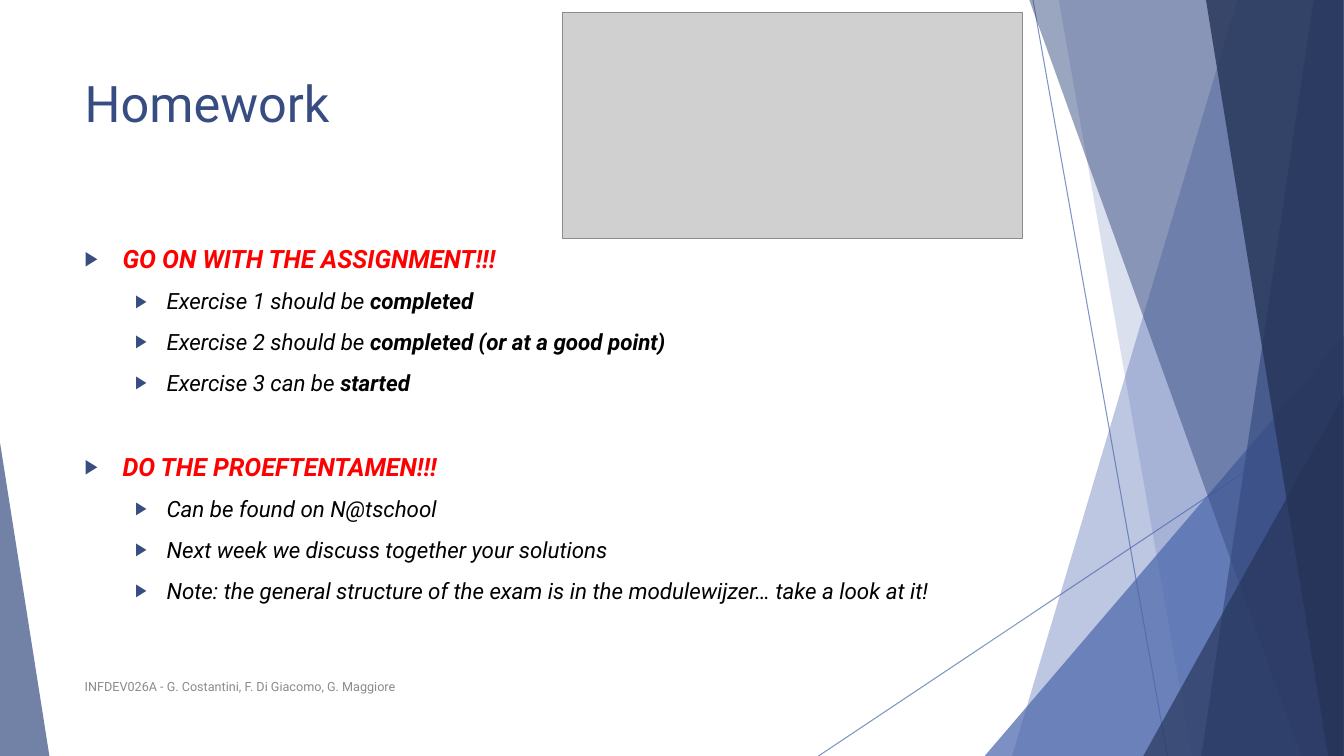
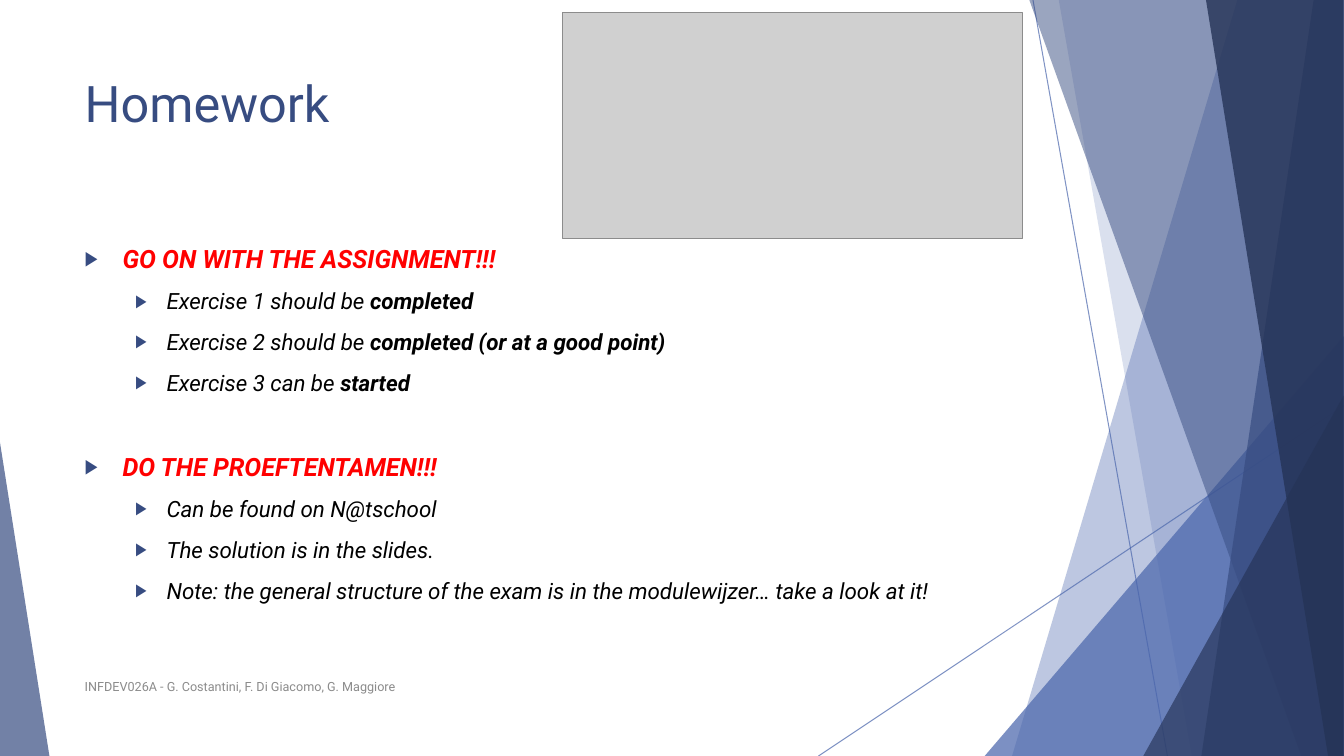
Before and after one commit to polyanos/INFDEV01-6A, a slide deck: slide 33 of Slides/Unit 6 - Dynamic Programming, Floyd Warshall.pptx. Drawn at 1344x756 pixels with LibreOffice and Linux fonts; fonts in the diff are those of the drawing; grey boxes stand for pictures. Boxes give left, top, right and bottom in pixels: in the first picture for what was removed or moved away, otherwise in the second. Text is boxed around its words. In the diff, an @@ line names an element or a change of style, - is before the commit and + after.

```diff
--- a/Slides/Unit 6 - Dynamic Programming, Floyd Warshall.pptx
+++ b/Slides/Unit 6 - Dynamic Programming, Floyd Warshall.pptx
@@ text at [167, 541, 434, 559]: text changed @@
-  ▶ Next week we discuss together your solutions
+  ▶ The solution is in the slides.
```
Also in this commit, not shown: 1 other file.
